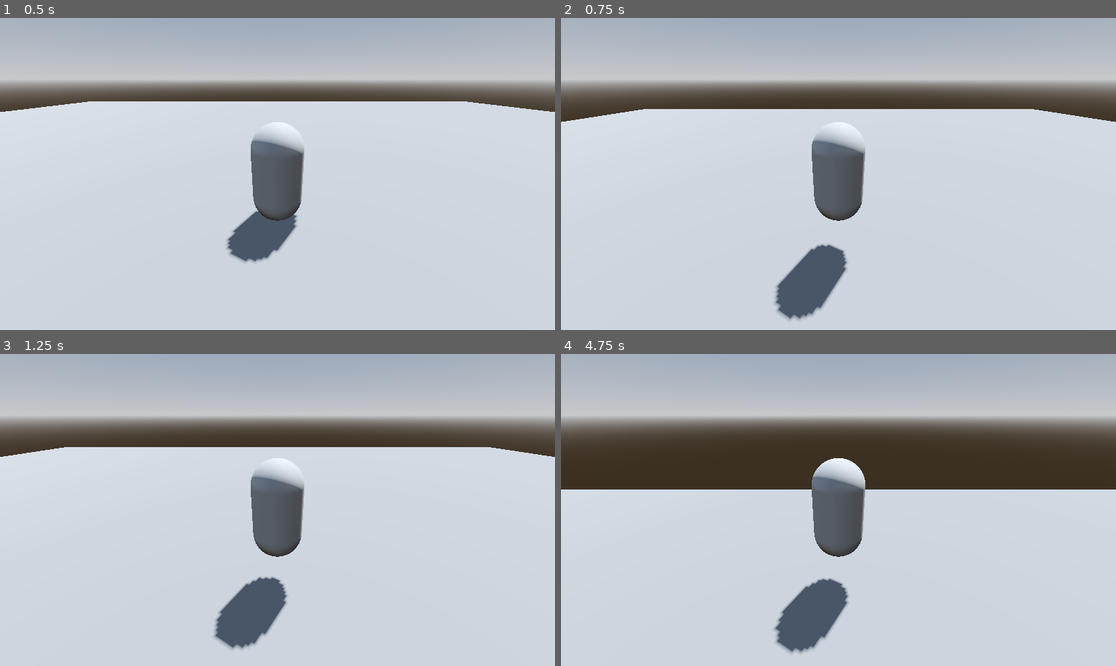
Above: before the commit, frames 1-4 (two rows, left to right).
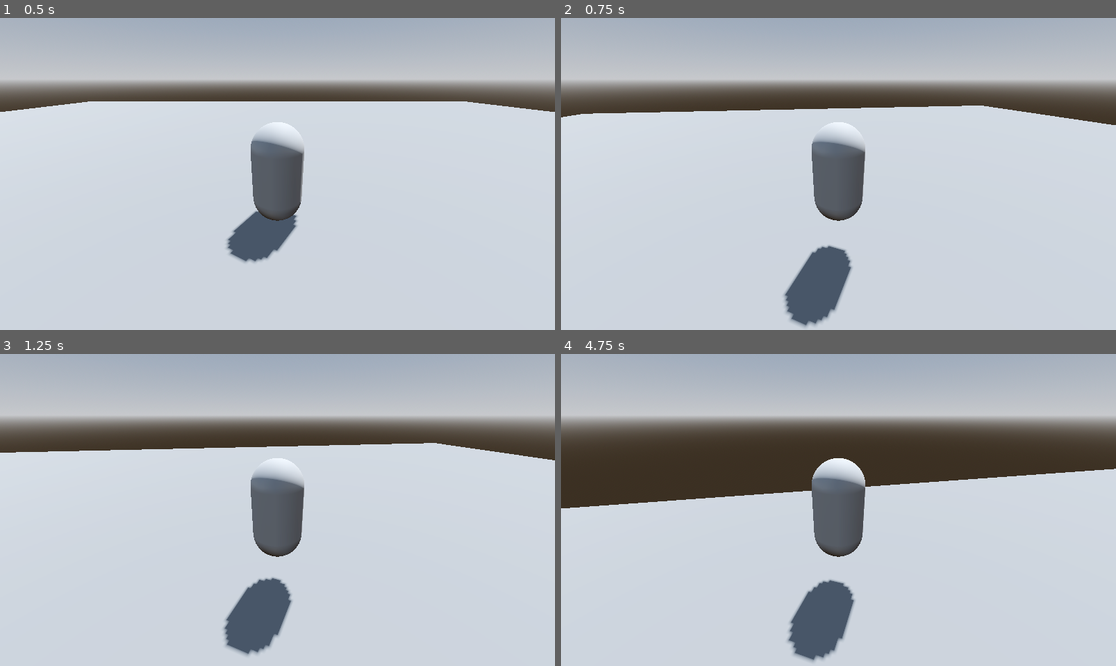
Above: after the commit, the same moments.

Repository: CaptainTiki/3DRPG
Game: Godot game, scene res://levels/level.tscn
Two runs of this game, one before a commit and one after it. Both use one fixed random seed, a clock stepped at 60 frames per second and the inputs below.
Inputs (mouse positions are in pixels of both pictures, inside the frame that each line leads up to):
- Up to frame 1 (0.5 s): no input
- Up to frame 2 (0.75 s): tap Enter (ui_accept) at 0.5 s; move the mouse to (866, 174) at 0.52 s; hold W (Forward) from 0.53 s (still down)
- Up to frame 3 (1.25 s): keep holding W (Forward); tap Enter (ui_accept) at 0.77 s
- Up to frame 4 (4.75 s): move the mouse to (810, 510) at 1.27 s; tap Enter (ui_accept) at 1.52, 3.02, 3.77, 4.52 s; move the mouse to (849, 503) at 2.02 s; move the mouse to (832, 516) at 2.77 s; move the mouse to (877, 513) at 3.52 s; tap Escape (Escape_Key) at 4.15 s; move the mouse to (672, 463) at 4.27 s; release W (Forward) at 4.28 s; hold A (Left_Strafe) from 4.28 s (still down)

Frame 1 is identical in both runs. In frame 2, 1.9% of the frame differs, in the area x 0-100%, y 28-100%; in frame 3, 1.8%; in frame 4, 4.6%, in the area x 0-100%, y 36-99%.

Commit message:
Mouse / Camera
player script edited to enable mouse movement to rotate camera

Diff:
--- a/player/player.gd
+++ b/player/player.gd
@@ -3,15 +3,16 @@
 
 const SPEED = 5.0
 const JUMP_VELOCITY = 4.5
+#Stores the x/y direction player is trying to look
+var _look : Vector2 = Vector2.ZERO
+
+@export var mouse_sensitivity: float = 0.0025
 
 func _ready() -> void:
 	Input.mouse_mode = Input.MOUSE_MODE_CAPTURED
 
-func _process(delta: float) -> void:
-	if Input.is_action_just_pressed("Escape_Key"):
-		Input.mouse_mode = Input.MOUSE_MODE_VISIBLE
-
 func _physics_process(delta: float) -> void:
+	frame_camera_rotation()
 	# Add the gravity.
 	if not is_on_floor():
 		velocity += get_gravity() * delta
@@ -32,3 +33,15 @@
 		velocity.z = move_toward(velocity.z, 0, SPEED)
 
 	move_and_slide()
+
+func _unhandled_input(event: InputEvent) -> void:
+	if Input.is_action_just_pressed("Escape_Key"):
+		Input.mouse_mode = Input.MOUSE_MODE_VISIBLE
+
+	if Input.mouse_mode == Input.MOUSE_MODE_CAPTURED:
+		if event is InputEventMouseMotion:
+			_look = -event.relative * mouse_sensitivity
+
+func frame_camera_rotation() -> void:
+	$SpringArm3D.rotate_y(_look.x)
+	_look = Vector2.ZERO
